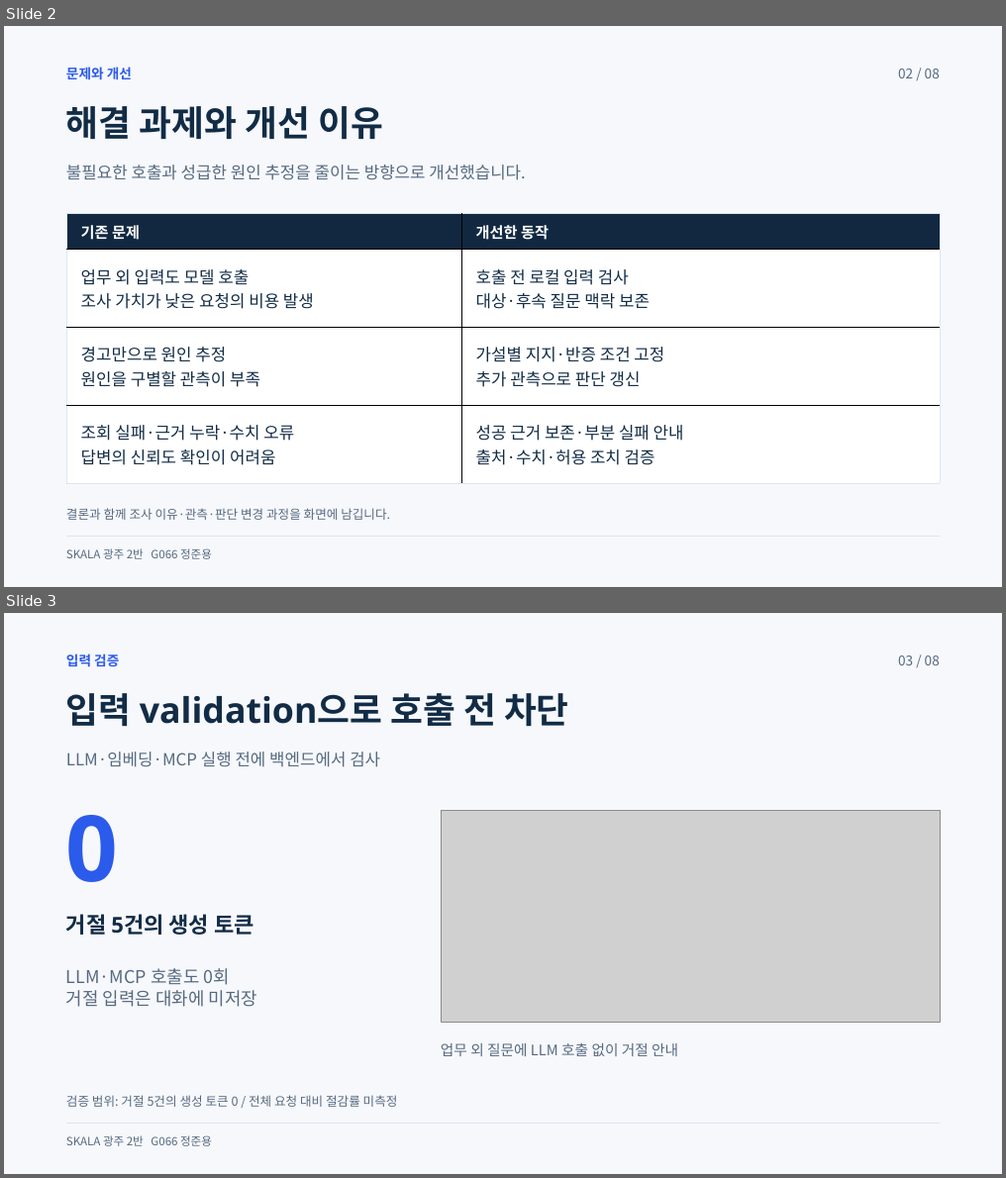
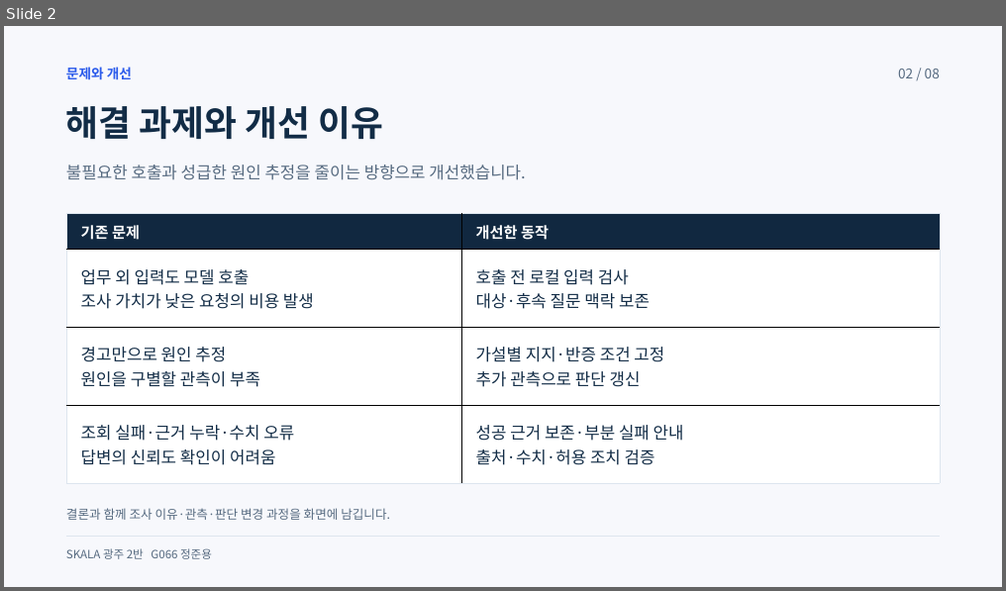
Before and after one commit to beshurl/skala-ai-mini-project, a slide deck: doc/presentation/운영진단_에이전트_5분발표.pptx. Shown one above the other, each under a label of ours: slides 2 and 3 before the commit, slide 2 after it. The pictures are 1006x1178 and 1006x591 pixels, drawn with LibreOffice and Linux fonts; fonts in the diff are those of the drawing; grey boxes stand for pictures. Boxes give left, top, right and bottom in pixels: in the first picture for what was removed or moved away, otherwise in the second. Text is boxed around its words. In the diff, an @@ line names an element or a change of style, - is before the commit and + after.

```diff
--- a/doc/presentation/운영진단_에이전트_5분발표.pptx
+++ b/doc/presentation/운영진단_에이전트_5분발표.pptx
@@ slide 3 removed at bbox=[4, 613, 1002, 1174], background #F7F8FC @@
@@ text removed at bbox=[66, 654, 119, 667] @@
-입력 검증
@@ text removed at bbox=[898, 656, 940, 665] @@
-03 / 08
@@ text removed at bbox=[66, 693, 569, 726] @@
-입력 validation으로 호출 전 차단
@@ text removed at bbox=[66, 752, 380, 767] @@
-LLM·임베딩·MCP 실행 전에 백엔드에서 검사
@@ text removed at bbox=[66, 815, 119, 882] @@
-0
@@ picture removed at bbox=[441, 811, 940, 1022] @@
@@ text removed at bbox=[66, 914, 254, 935] @@
-거절 5건의 생성 토큰
@@ text removed at bbox=[66, 968, 257, 1007] @@
-LLM·MCP 호출도 0회
-거절 입력은 대화에 미저장
@@ text removed at bbox=[441, 1044, 678, 1057] @@
-업무 외 질문에 LLM 호출 없이 거절 안내
@@ text removed at bbox=[66, 1095, 398, 1107] @@
-검증 범위: 거절 5건의 생성 토큰 0 / 전체 요청 대비 절감률 미측정
@@ line removed from (66, 1124) to (940, 1124) @@
@@ text removed at bbox=[66, 1136, 212, 1147] @@
-SKALA 광주 2반 G066 정준용
```
Also in this commit, not shown: 1 slide changed, 1 slide added, 4 other files.
